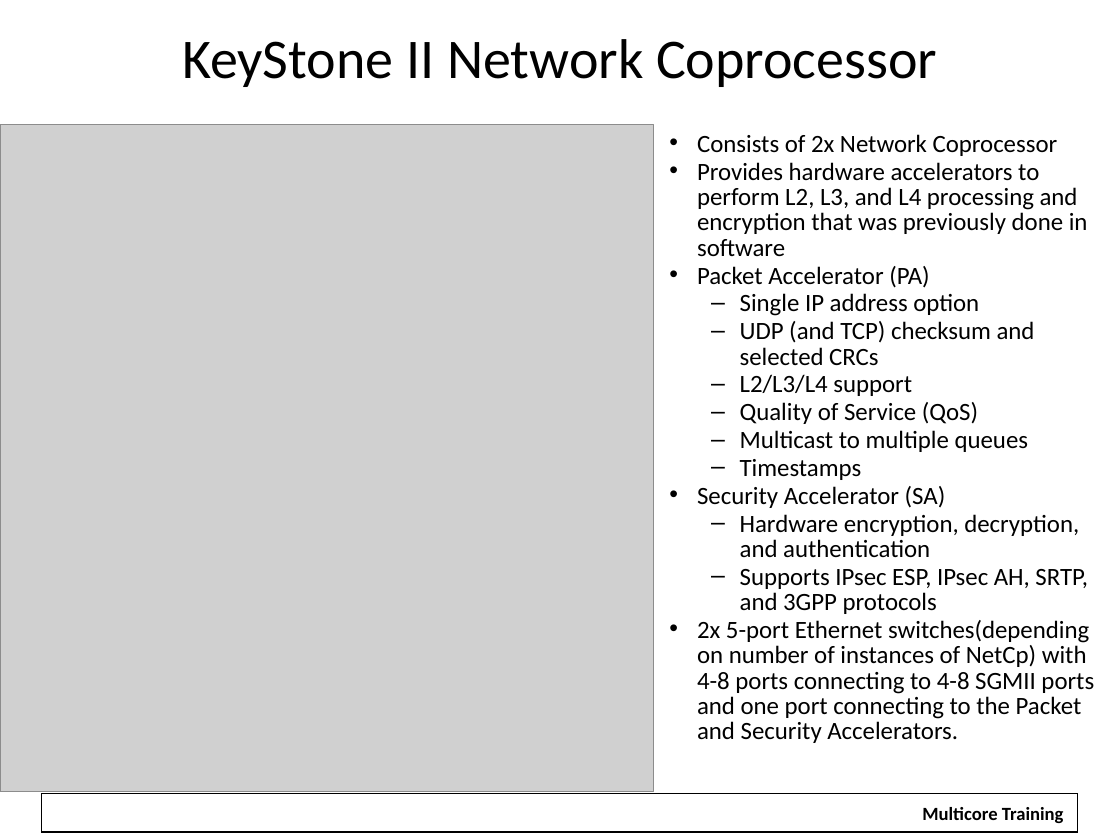
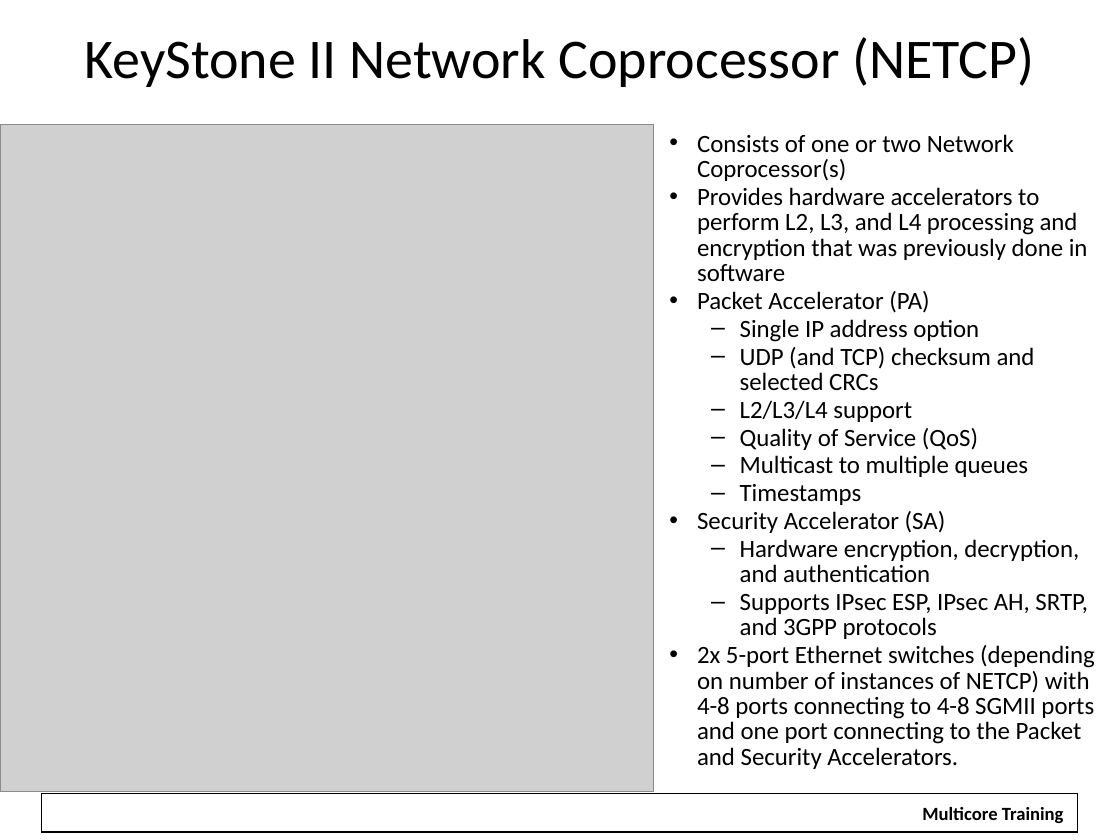
Before and after one commit to hari1989/keystone-workshop, a slide deck: slide 23 of slides/KeyStone SoC Architecture.pptx. Drawn at 1120x840 pixels with LibreOffice and Linux fonts; fonts in the diff are those of the drawing; grey boxes stand for pictures; background and template pictures are left out. Boxes give left, top, right and bottom in pixels: in the first picture for what was removed or moved away, otherwise in the second. Text is boxed around its words. In the diff, an @@ line names an element or a change of style, - is before the commit and + after.

Commit message:
Minor edits to NETCP slide - RJH

```diff
--- a/slides/KeyStone SoC Architecture.pptx
+++ b/slides/KeyStone SoC Architecture.pptx
@@ title at (x1=85, y1=37, x2=1034, y2=87): text changed @@
-KeyStone II Network Coprocessor
+KeyStone II Network Coprocessor (NETCP)
@@ text at (x1=697, y1=134, x2=1014, y2=181): text changed @@
-• Consists of 2x Network Coprocessor
+• Consists of one or two Network Coprocessor(s)
@@ text at (x1=697, y1=645, x2=1095, y2=769): text changed @@
-  • 2x 5-port Ethernet switches(depending on number of instances of NetCp) with 4-8 ports connecting to 4-8 SGMII ports and one port connecting to the Packet and Security Accelerators.
+  • 2x 5-port Ethernet switches (depending on number of instances of NETCP) with 4-8 ports connecting to 4-8 SGMII ports and one port connecting to the Packet and Security Accelerators.
```
